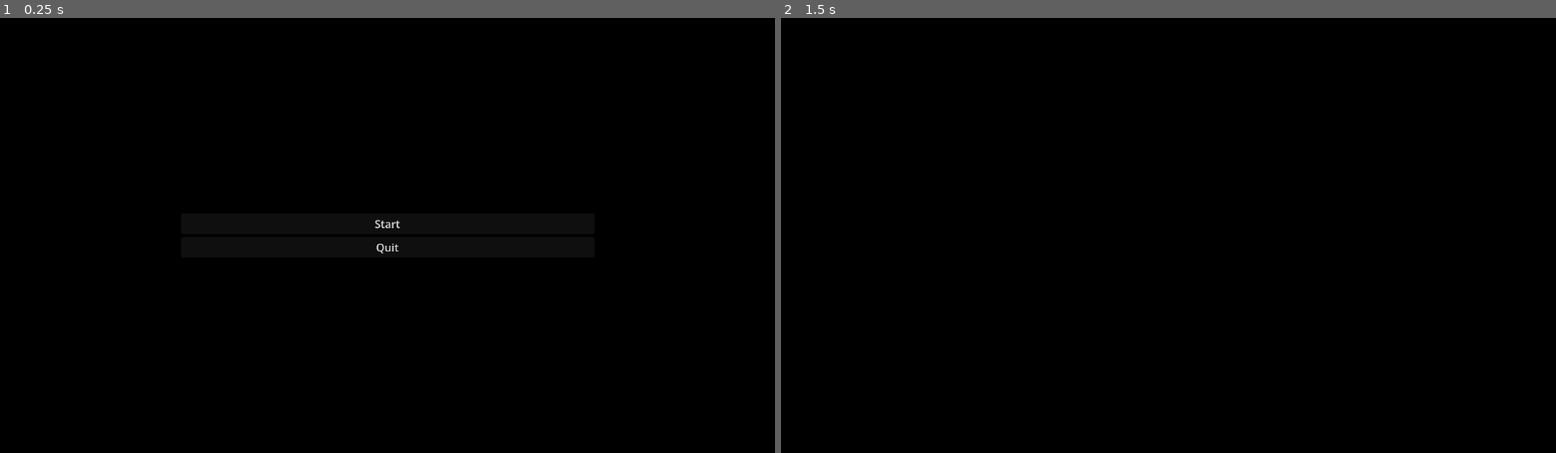
Above: before the commit, frames 1-2 (left to right).
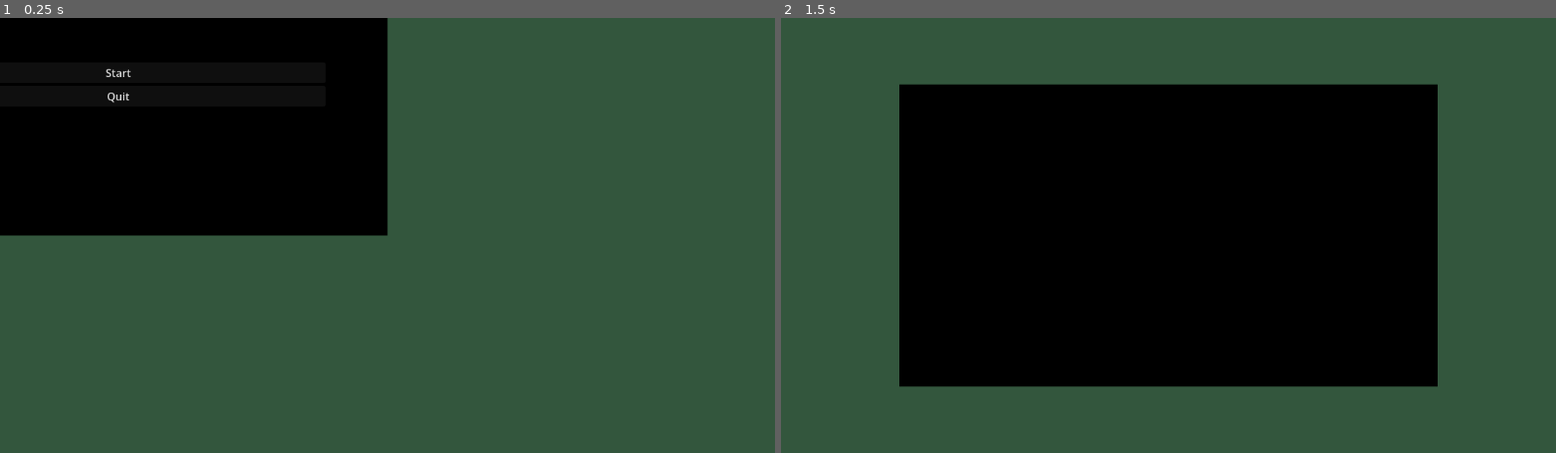
Above: after the commit, the same moments.

Repository: PEOL0/DD1367-Interactive-Sound-Wave-Simulation
Game: Godot game, scene res://start.tscn
Two runs of this game, one before a commit and one after it. Both use one fixed random seed, a clock stepped at 60 frames per second and the inputs below.
Inputs (mouse positions are in pixels of both pictures, inside the frame that each line leads up to):
- Up to frame 1 (0.25 s): no input
- Up to frame 2 (1.5 s): click "Start" at 0.5 s; tap Enter at 1.25 s; move the mouse to (1339, 213) at 1.27 s; tap R at 1.35 s; click (1339, 213) at 1.42 s

The runs differ from the first frame. In frame 1, 75% of the frame differs, in the area x 0-100%, y 0-100%; in frame 2, 52%.
Error in both runs: Cannot call method 'shader_create_from_spirv' on a null value. (res://main.gd:46)

Commit message:
Make ColorRect scale based on screen size

Diff:
--- a/sound-game/main.gd
+++ b/sound-game/main.gd
@@ -81,6 +81,14 @@
 	print("Simulation ready – grid %d×%d  c=%.1f  dt=%.6f  CFL r=%.4f" % [
 		N[0], N[1], c_speed, dt, c_speed * dt / dx])
 
+	change_rect()
+
+func change_rect():
+	var screen_size_x = get_viewport().get_visible_rect().size.x
+	var scale = screen_size_x / 800
+
+	$ColorRect.scale = Vector2(scale, scale)
+	$ColorRect.position = Vector2(-(screen_size_x/2), -(($ColorRect.size.y*scale)/2))
 
 # Runs every physics frame: sends work to the GPU to advance the sound simulation one time step
 func _physics_process(_delta):
--- a/sound-game/main.tscn
+++ b/sound-game/main.tscn
@@ -12,9 +12,9 @@
 
 [node name="ColorRect" type="ColorRect" parent="." unique_id=1506769678]
 material = SubResource("ShaderMaterial_1bvp3")
-offset_left = -800.0
-offset_top = -450.0
-offset_right = 800.0
-offset_bottom = 450.0
+offset_left = -400.0
+offset_top = -225.0
+offset_right = 400.0
+offset_bottom = 225.0
 
 [node name="Camera2D" type="Camera2D" parent="." unique_id=1639537310]
--- a/sound-game/start.tscn
+++ b/sound-game/start.tscn
@@ -24,8 +24,6 @@
 material = SubResource("ShaderMaterial_y5hus")
 offset_left = -800.0
 offset_top = -450.0
-offset_right = 800.0
-offset_bottom = 450.0
 
 [node name="VBoxContainer" type="VBoxContainer" parent="Node/ColorRect" unique_id=872966911]
 layout_mode = 1
Not shown: 1 places in sound-game/start.tscn that only renumber resources
